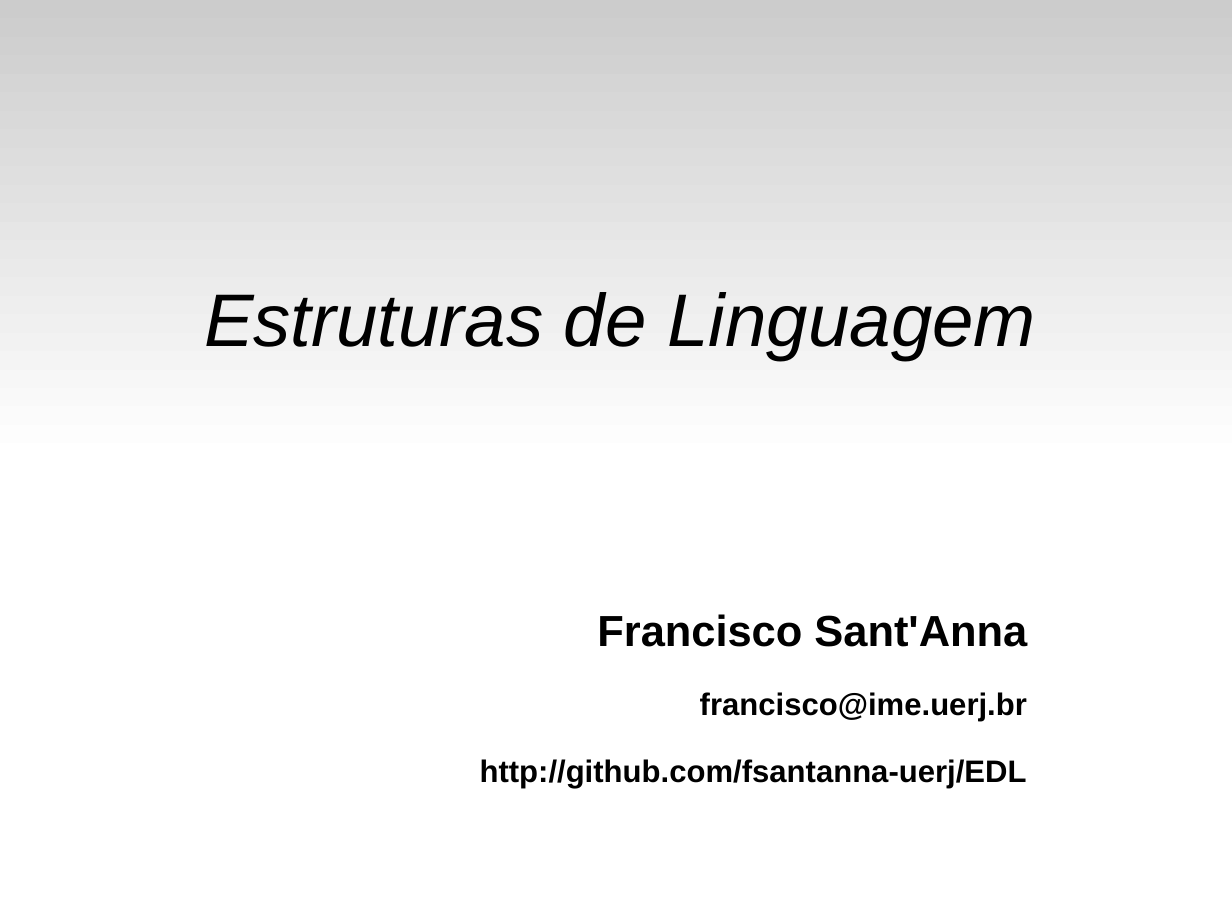
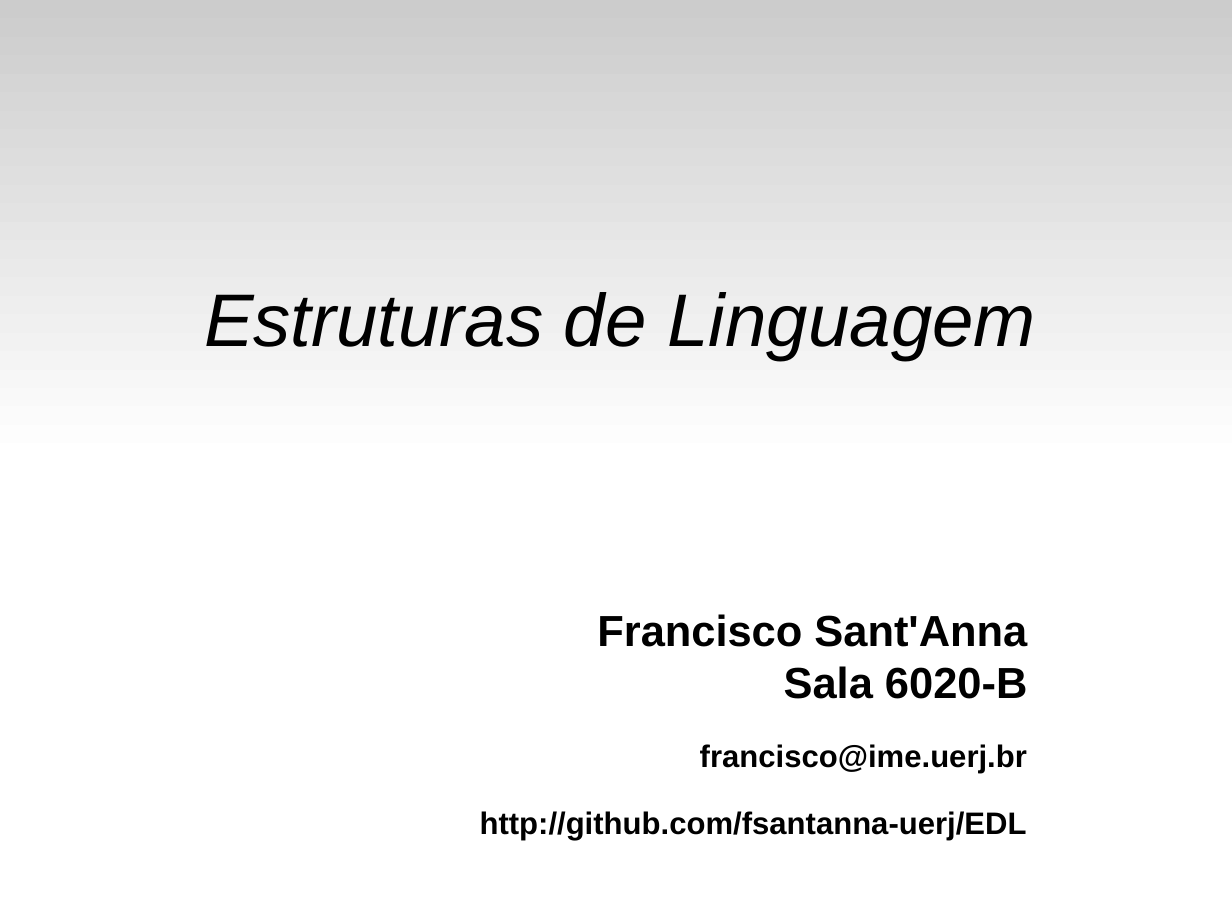
Before and after one commit to fsantanna-uerj/EDL, a slide deck: slide 1 of slides/edl-00.odp. Drawn at 1232x924 pixels with LibreOffice and Linux fonts; fonts in the diff are those of the drawing. Boxes give left, top, right and bottom in pixels: in the first picture for what was removed or moved away, otherwise in the second. Text is boxed around its words. In the diff, an @@ line names an element or a change of style, - is before the commit and + after.

```diff
--- a/slides/edl-00.odp
+++ b/slides/edl-00.odp
@@ text at (x1=784, y1=666, x2=1027, y2=699): paragraph added @@
+Sala 6020-B
```
Also in this commit, not shown: 4 other slides changed, 5 other files.
